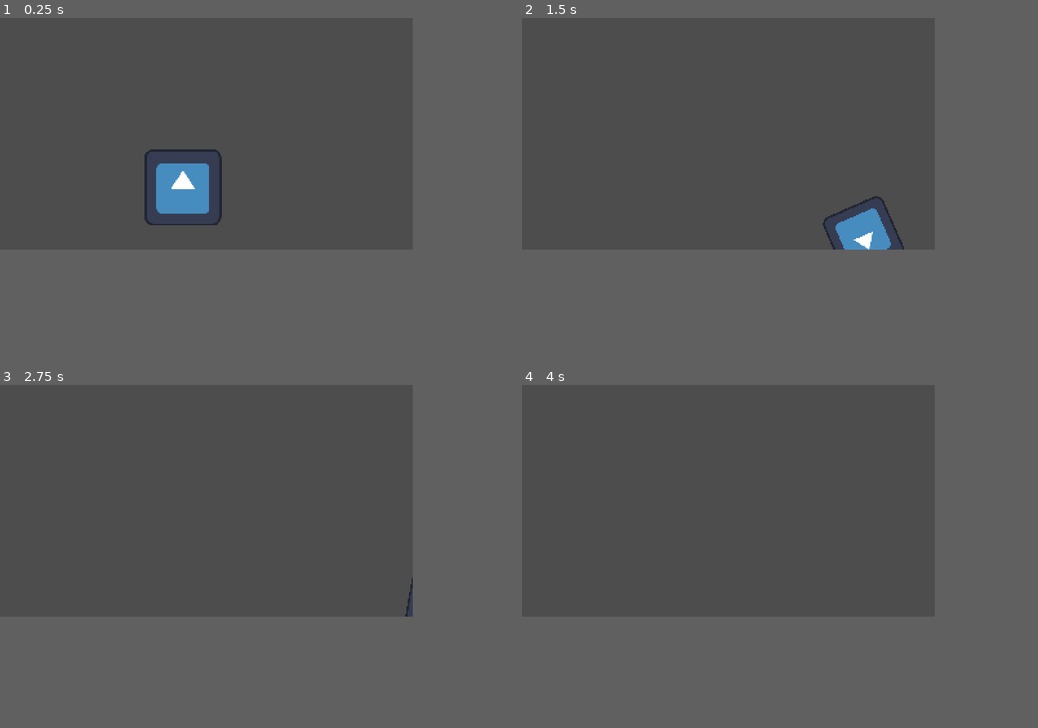
Above: before the commit, frames 1-4 (two rows, left to right).
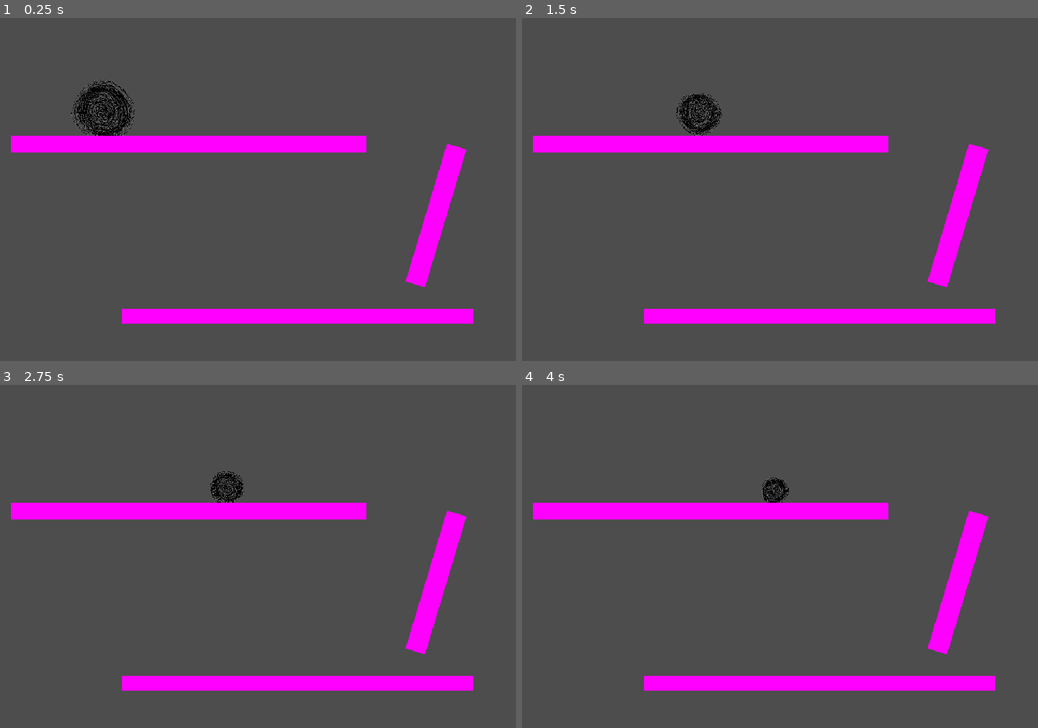
Above: after the commit, the same moments.

Repository: lzcm729/cat-and-string-ball
Game: Godot game, scene res://Test Scene.tscn
Same seed, same stepped clock (60 frames per second), same inputs: the game is played once before the commit and once after it. This scene is started directly instead of the project's main scene. The engine's default icon, where the game draws it, is replaced by a stand-in: a white triangle on a blue panel in a dark square.
Inputs:
- Up to frame 1 (0.25 s): no input
- Up to frame 2 (1.5 s): tap Enter (ui_accept) at 0.5, 0.77 s; hold Right (ui_right) from 0.53 s (still down)
- Up to frame 3 (2.75 s): tap Enter (ui_accept) at 1.52 s; release Right (ui_right) at 2.03 s; hold Left (ui_left) from 2.03 s (still down)
- Up to frame 4 (4 s): release Left (ui_left) at 2.78 s; hold Right (ui_right) from 2.78 s (still down); tap Enter (ui_accept) at 3.02, 3.77 s
In our replay, the window is 640x360 before the commit and 800x533 after it. These sizes can differ from the game's own. Grey fills any space a smaller window leaves; there, only what the larger window draws over its background counts as a difference.

The runs differ from the first frame. In frame 1, 11% of the frame differs, in the area x 2-92%, y 18-90%; in frame 2, 9.6%; in frame 3, 8.3%; in frame 4, 8.2%.

Commit message:
线团滚动缩小到一定程度后消失变成红水晶
线团拥有生命值，体型随着生命值减小而减小，到达阈值后消失，生成红水晶

Diff:
--- /dev/null
+++ b/ChaosCore/ChaosCore.gd
@@ -0,0 +1,21 @@
+extends StaticBody2D
+
+
+# Called when the node enters the scene tree for the first time.
+func _ready():
+
+	pass # Replace with function body.
+
+
+# Called every frame. 'delta' is the elapsed time since the previous frame.
+func _process(delta):
+	pass
+
+
+func BeEaten():
+	pass
+
+
+func _on_string_ball_show_chaos_core(pos):
+	set_position(pos)
+	show()
--- /dev/null
+++ b/ChaosCore/ChaosCore.tscn
@@ -0,0 +1,16 @@
+[gd_scene load_steps=4 format=3 uid="uid://dmrnndjc054qm"]
+
+[ext_resource type="Script" path="res://ChaosCore/ChaosCore.gd" id="1_03s5y"]
+[ext_resource type="Texture2D" uid="uid://3bljcqruh2ta" path="res://ChaosCore/ChaosCore.png" id="1_w6cwi"]
+
+[sub_resource type="CircleShape2D" id="CircleShape2D_aw8wt"]
+
+[node name="ChaosCore" type="StaticBody2D"]
+script = ExtResource("1_03s5y")
+
+[node name="Sprite2D" type="Sprite2D" parent="."]
+scale = Vector2(0.1, 0.1)
+texture = ExtResource("1_w6cwi")
+
+[node name="CollisionShape2D" type="CollisionShape2D" parent="."]
+shape = SubResource("CircleShape2D_aw8wt")
--- a/StringBall/StringBall.gd
+++ b/StringBall/StringBall.gd
@@ -1,49 +1,71 @@
 extends RigidBody2D
-
+var chaos_core = preload("res://ChaosCore/ChaosCore.tscn")
 #@onready var sprite = $Sprite2D
 #@onready var collision = $CollisionShape2D
 
-var size = 100
-var recorded_position
-const single_scaling_factor = Vector2(0.99, 0.99)
+var initial_size = 100.
+var broken_size = 30.
 
-# Called when the node enters the scene tree for the first time.
-func _ready():
-	apply_central_force((Vector2(10000, 0)))
-	recorded_position = position
+@onready var current_size = initial_size
+@onready var recorded_position = position
+@onready var initial_collision_scale = $CollisionShape2D.get_scale()
+@onready var initial_sprite_scale = $Sprite2D.get_scale()
+
+signal show_chaos_core(pos:Vector2)
 
 
-# Called every frame. 'delta' is the elapsed time since the previous frame.
+func _ready():
+	Hit(Vector2(10000, 0))
+
+
 func _process(delta):
 	pass
 
 
 func _physics_process(delta):
-	#print(sprite.get_scale())
-	#sprite.apply_scale(sprite.get_scale()*0.9)
-	#collision.apply_scale(collision.get_scale()*0.9)
-	#print(sprite.get_scale())
 	var delta_position = abs(position - recorded_position)
 	recorded_position = position
 	var distance = delta_position.x + delta_position.y
-	print(distance)
-	Scale(MapDistanceToScale(distance))
-	pass
+	MapDistanceToSize(distance)
+	if current_size > broken_size:
+		SetScaleBySize()
+	else:
+		$Sprite2D.hide()
+		show_chaos_core.emit(position)
+		queue_free()
 
-func _on_timer_timeout():
-	#print(collision.get_scale())
-	Scale(single_scaling_factor)
-	#print(collision.get_scale())
 
-func Scale(factor:Vector2):
+# DEPRECATED
+func SelfScale(factor:Vector2):
 	# 碰撞按比例缩小
 	$CollisionShape2D.apply_scale(factor)
 	# sprite需要其他方案
 	$Sprite2D.apply_scale(factor)
 
+
+# DEPRECATED
 func MapDistanceToScale(distance:float) -> Vector2:
+	# 每移动1/10单位距离 缩放*0.99
 	var res = pow(0.99, distance/10)
 	return Vector2(res, res)
+
+
+func MapDistanceToSize(distance:float):
+	# 每移动1/5单位距离 size-1
+	current_size -= distance/5
+
+
+func SetScaleBySize():
+	var ratio = current_size / initial_size
+	$CollisionShape2D.set_scale(initial_collision_scale*ratio)
+	# TODO sprite需要其他方案
+	$Sprite2D.set_scale(initial_sprite_scale*ratio)
+
+
+# 被击打
+func Hit(force:Vector2):
+	apply_central_force(force)
+
 
 # 随着缩小要留下印迹
 func DrawFootprint():
--- a/StringBall/StringBall.tscn
+++ b/StringBall/StringBall.tscn
@@ -1,7 +1,7 @@
 [gd_scene load_steps=4 format=3 uid="uid://b36bl5hadkdtm"]
 
-[ext_resource type="Texture2D" uid="uid://r3wiis3e22jn" path="res://icon.svg" id="1_hre5m"]
 [ext_resource type="Script" path="res://StringBall/StringBall.gd" id="1_v6uy8"]
+[ext_resource type="Texture2D" uid="uid://cqhak76kqruoh" path="res://StringBall/StringBall.png" id="2_wgvc4"]
 
 [sub_resource type="CircleShape2D" id="CircleShape2D_eoqub"]
 
@@ -9,16 +9,10 @@
 angular_damp = 1.0
 script = ExtResource("1_v6uy8")
 
-[node name="Timer" type="Timer" parent="."]
-process_callback = 0
-wait_time = 0.2
-
 [node name="Sprite2D" type="Sprite2D" parent="."]
 scale = Vector2(0.5, 0.5)
-texture = ExtResource("1_hre5m")
+texture = ExtResource("2_wgvc4")
 
 [node name="CollisionShape2D" type="CollisionShape2D" parent="."]
 scale = Vector2(4.5, 4.5)
 shape = SubResource("CircleShape2D_eoqub")
-
-[connection signal="timeout" from="Timer" to="." method="_on_timer_timeout"]
--- a/Test Scene.tscn
+++ b/Test Scene.tscn
@@ -1,22 +1,43 @@
-[gd_scene load_steps=3 format=3 uid="uid://dpi65dkaiaa37"]
+[gd_scene load_steps=5 format=3 uid="uid://dpi65dkaiaa37"]
 
 [ext_resource type="PackedScene" uid="uid://b36bl5hadkdtm" path="res://StringBall/StringBall.tscn" id="2_6d2f1"]
 [ext_resource type="PackedScene" uid="uid://3iyqigiyk7np" path="res://Platform.tscn" id="2_v2pje"]
+[ext_resource type="PackedScene" uid="uid://dmrnndjc054qm" path="res://ChaosCore/ChaosCore.tscn" id="4_oyjqn"]
+
+[sub_resource type="GDScript" id="GDScript_px38j"]
+script/source = "extends Node2D
+
+
+# Called when the node enters the scene tree for the first time.
+func _ready():
+	pass # Replace with function body.
+
+
+# Called every frame. 'delta' is the elapsed time since the previous frame.
+func _process(delta):
+	pass
+"
 
 [node name="TestScene" type="Node2D"]
+script = SubResource("GDScript_px38j")
 
 [node name="StringBall" parent="." instance=ExtResource("2_6d2f1")]
 position = Vector2(103, 103)
 
 [node name="Platform" parent="." instance=ExtResource("2_v2pje")]
-position = Vector2(392, 228)
-scale = Vector2(36.76, 2.24)
+position = Vector2(263, 176)
+scale = Vector2(24.76, 1.16)
 
 [node name="Platform2" parent="." instance=ExtResource("2_v2pje")]
-position = Vector2(771, 553)
-scale = Vector2(36.76, 2.24)
+position = Vector2(415, 417)
+scale = Vector2(24.5214, 0.954121)
 
 [node name="Platform3" parent="." instance=ExtResource("2_v2pje")]
-position = Vector2(950, 395)
+position = Vector2(608, 276)
 rotation = 1.86208
-scale = Vector2(11.9515, 2.24)
+scale = Vector2(10.0668, 1.41843)
+
+[node name="ChaosCore" parent="." instance=ExtResource("4_oyjqn")]
+visible = false
+
+[connection signal="show_chaos_core" from="StringBall" to="ChaosCore" method="_on_string_ball_show_chaos_core"]
--- a/project.godot
+++ b/project.godot
@@ -17,8 +17,8 @@
 
 [display]
 
-window/size/viewport_width=320
-window/size/viewport_height=180
+window/size/viewport_width=720
+window/size/viewport_height=480
 window/size/window_width_override=1280
 window/size/window_height_override=720
 window/stretch/mode="viewport"
Binary file added: ChaosCore/ChaosCore.png
Not shown, added: ChaosCore/ChaosCore.png.import
Binary file added: StringBall/StringBall.png
Not shown, added: StringBall/StringBall.png.import
